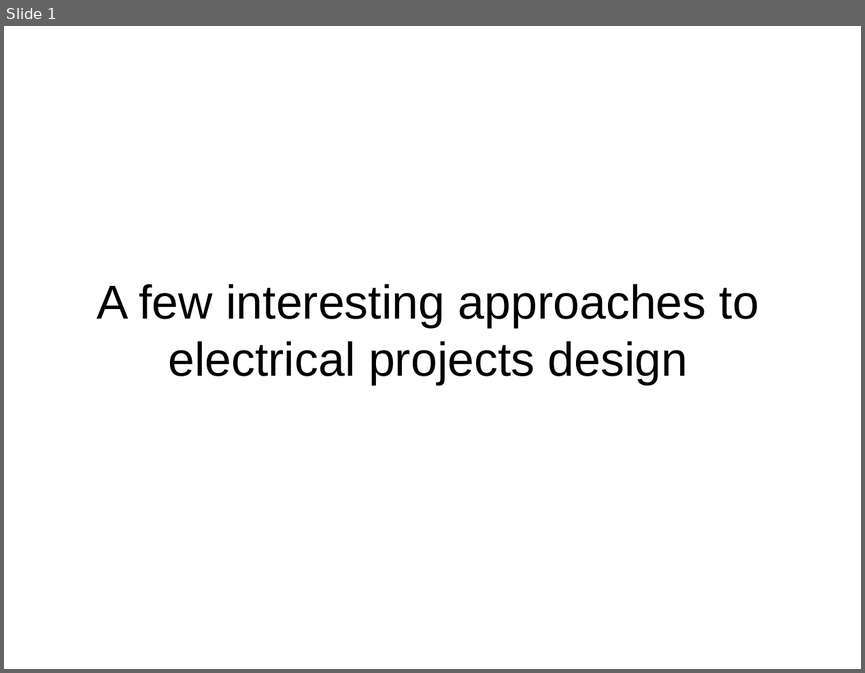
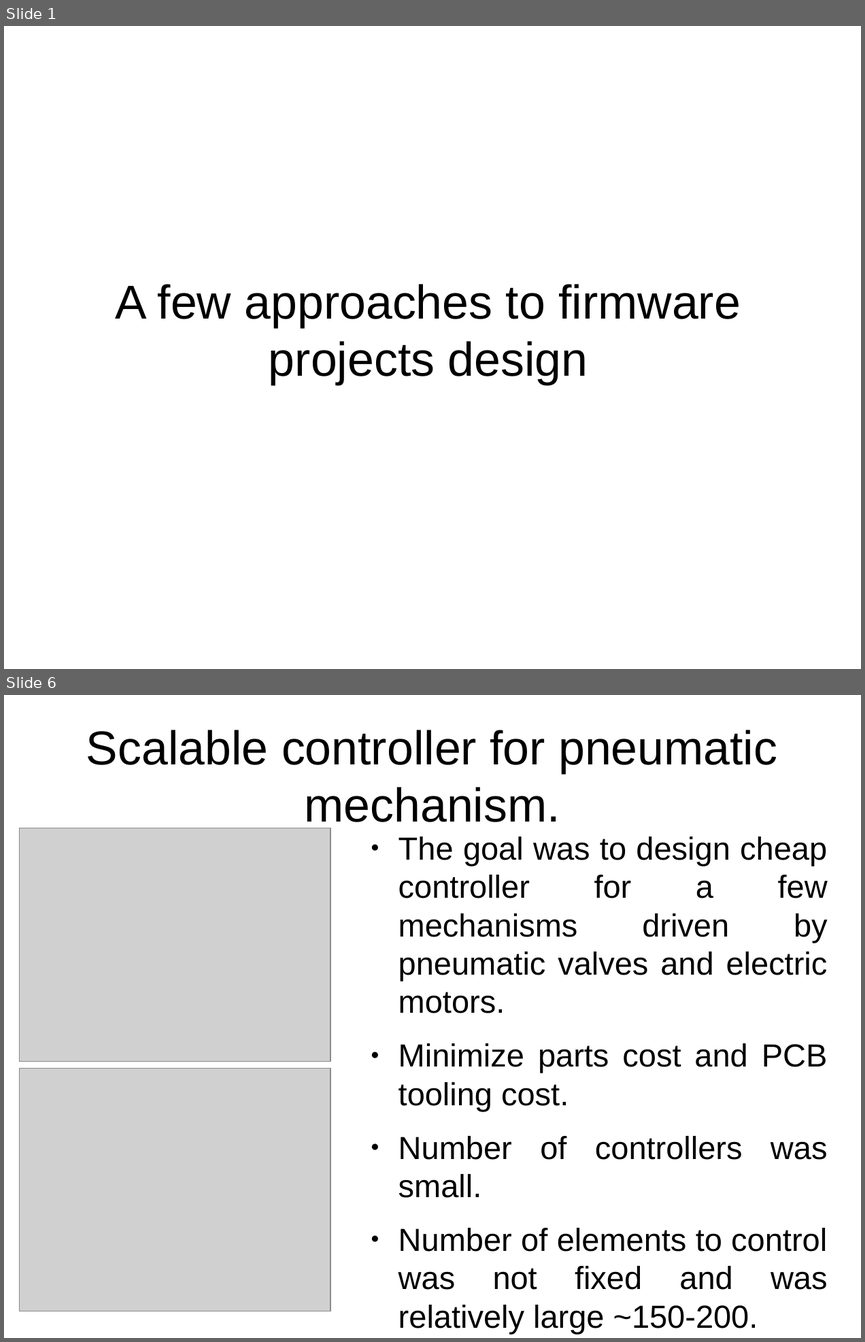
Before and after one commit to z80/mapper, a slide deck: docs/pres/pres.odp. Shown one above the other, each under a label of ours: slide 1 before the commit, slides 1 and 6 after it; the slides between them are not shown. The pictures are 865x673 and 865x1342 pixels, drawn with LibreOffice and Linux fonts; fonts in the diff are those of the drawing; grey boxes stand for pictures. Boxes give left, top, right and bottom in pixels: in the first picture for what was removed or moved away, otherwise in the second. Text is boxed around its words. In the diff, an @@ line names an element or a change of style, - is before the commit and + after.

```diff
--- a/docs/pres/pres.odp
+++ b/docs/pres/pres.odp
@@ slide 6 added at (4, 695, 861, 1338), background #FFFFFF @@
@@ title added at (86, 730, 777, 830), 44 pt, text #000000 @@
+Scalable controller for pneumatic mechanism.
@@ picture added at (20, 828, 330, 1062) @@
@@ text added at (398, 836, 827, 1334), 29.6 pt, text #000000 @@
+● The goal was to design cheap controller for a few mechanisms driven by pneumatic valves and electric motors.
+● Minimize parts cost and PCB tooling cost.
+● Number of controllers was small.
+● Number of elements to control was not fixed and was relatively large ~150-200.
@@ picture added at (20, 1068, 330, 1311) @@
@@ slide 1 changed as well @@
@@ title at (116, 284, 740, 384): text changed @@
-A few interesting approaches to electrical projects design
+A few approaches to firmware projects design
```
Also in this commit, not shown: 1 other slide changed, 10 other slides added, 4 other files.
